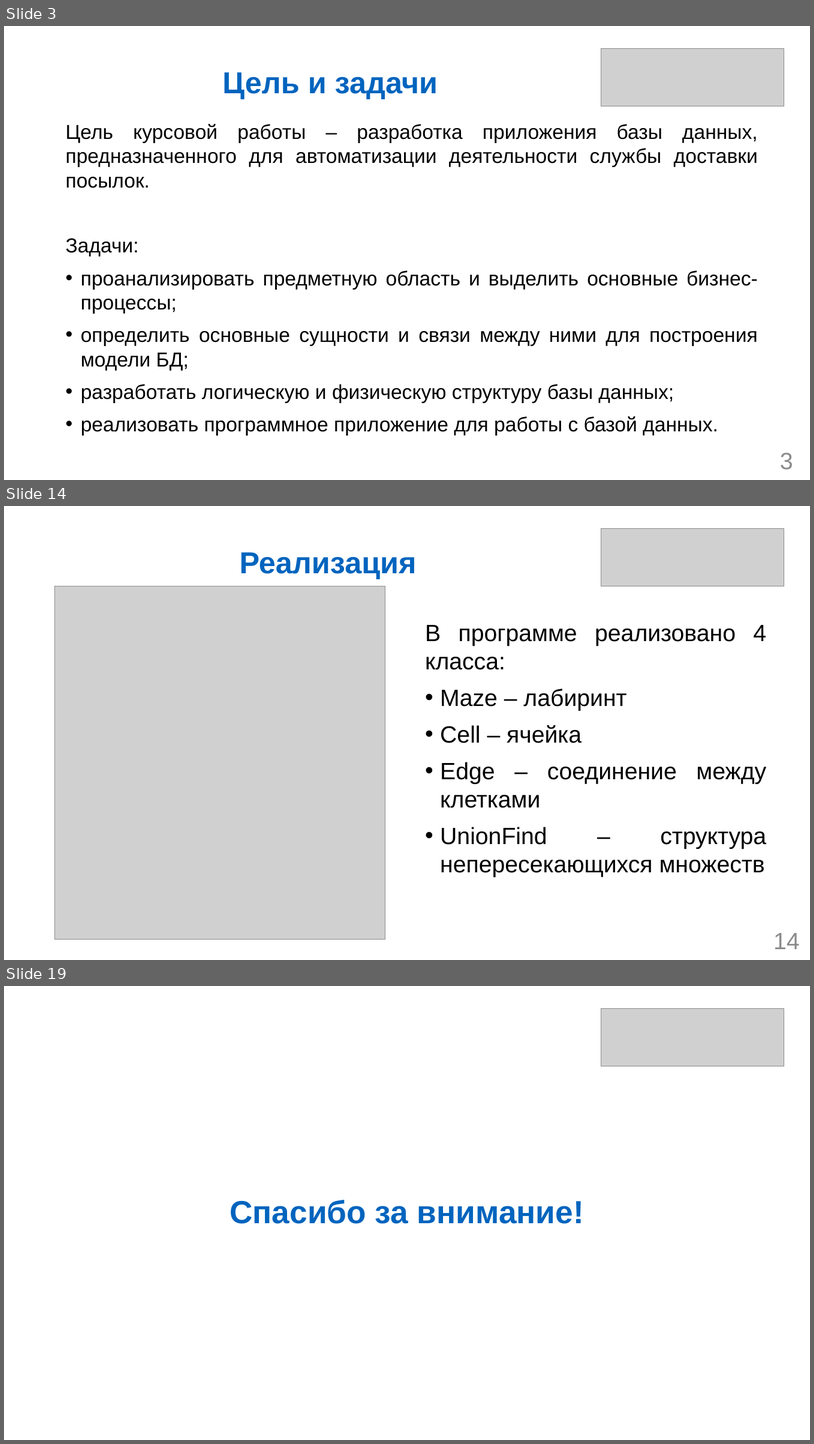
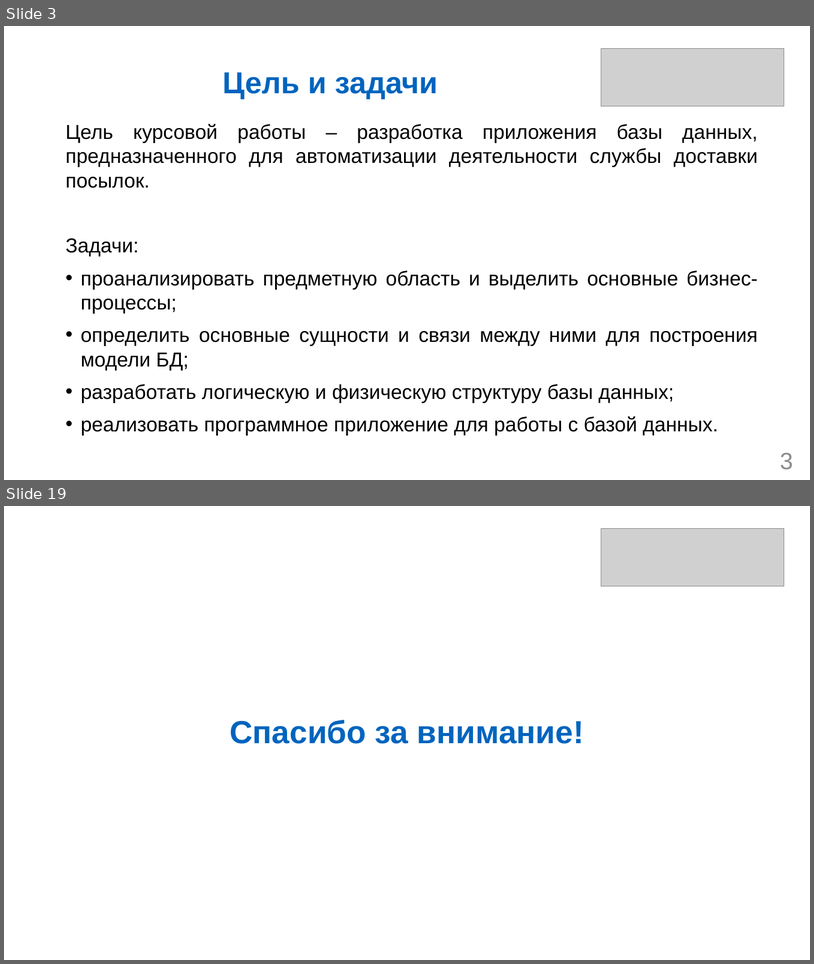
Before and after one commit to DimaDima51/db-coursework, a slide deck: Котельников ИВТб23о-1 Курсовая работа.pptx. Shown one above the other, each under a label of ours: slides 3, 14 and 19 before the commit, slides 3 and 19 after it; the slides between them are not shown. The pictures are 814x1444 and 814x964 pixels, drawn with LibreOffice and Linux fonts; fonts in the diff are those of the drawing; grey boxes stand for pictures. Boxes give left, top, right and bottom in pixels: in the first picture for what was removed or moved away, otherwise in the second. Text is boxed around its words. In the diff, an @@ line names an element or a change of style, - is before the commit and + after.

```diff
--- a/Котельников ИВТб23о-1 Курсовая работа.pptx
+++ b/Котельников ИВТб23о-1 Курсовая работа.pptx
@@ slide 14 removed at (4, 506, 810, 960), background #FFFFFF @@
@@ picture removed at (601, 528, 785, 586) @@
@@ title removed at (240, 552, 417, 579) @@
-Реализация
@@ picture removed at (55, 586, 385, 939) @@
@@ text removed at (425, 625, 767, 877) @@
-В программе реализовано 4 класса:
-• Maze – лабиринт
-• Cell – ячейка
-• Edge – соединение между клетками
-• UnionFind – структура непересекающихся множеств
@@ page number removed at (774, 933, 800, 949) @@
-14
```
Also in this commit, not shown: 3 slides changed, 12 slides added, 11 other slides removed, 6 other files.
